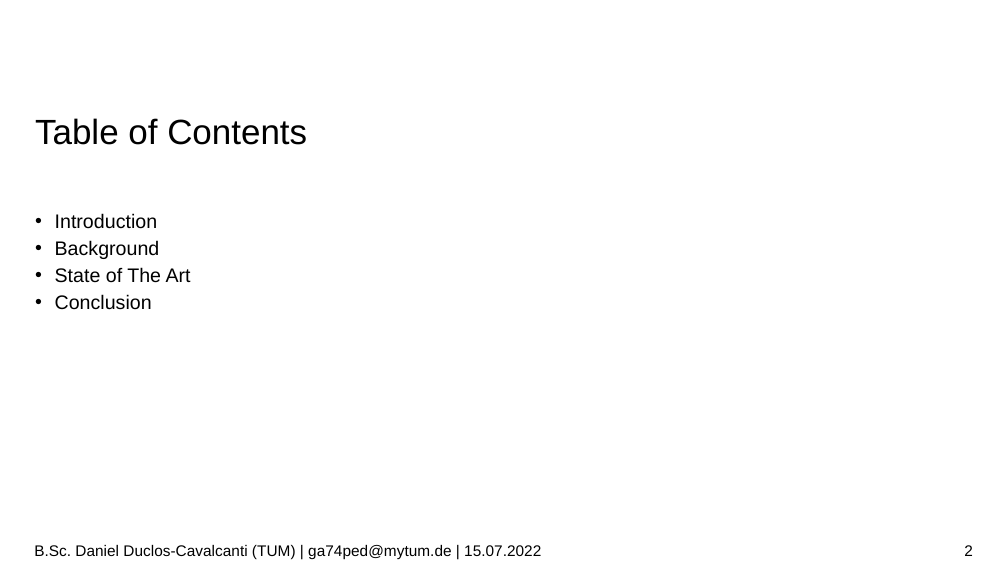
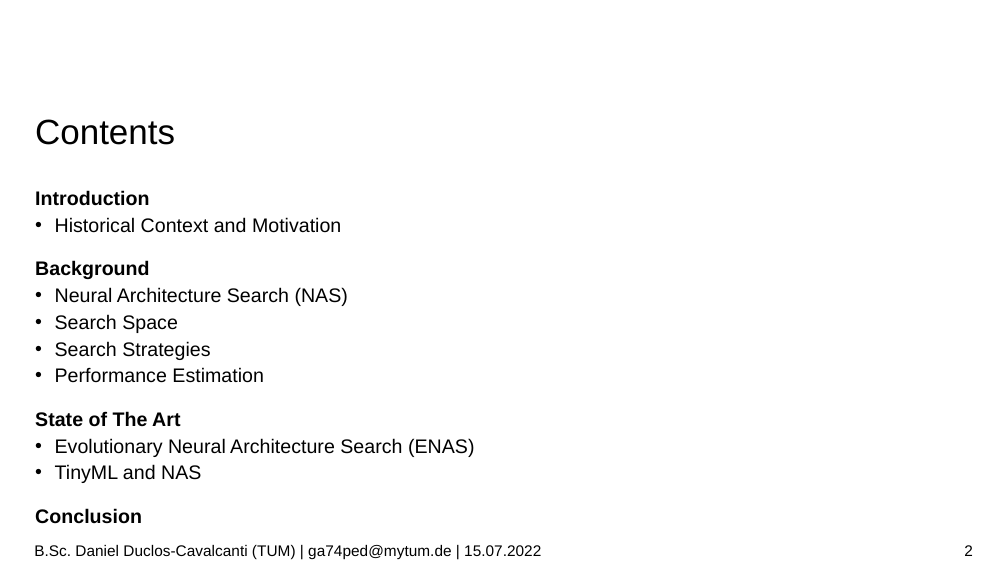
Before and after one commit to duclos-cavalcanti/tum-msei-seminar, a slide deck: slide 2 of pres.odp. Drawn at 1008x567 pixels with LibreOffice and Linux fonts; fonts in the diff are those of the drawing; background and template pictures are left out. Boxes give left, top, right and bottom in pixels: in the first picture for what was removed or moved away, otherwise in the second. Text is boxed around its words. In the diff, an @@ line names an element or a change of style, - is before the commit and + after.

```diff
--- a/pres.odp
+++ b/pres.odp
@@ title at [35,119,175,145]: text changed @@
-Table of Contents
+Contents
@@ text at [35,190,180,524]: bold on in "Introduction", "Background", "State of The Art", "Conclusion"; bullet • to none; list level 2 to 1 in "Introduction"; list level 2 to 1 in "Background"; line spacing 1.14 to 1; list level 2 to 1 in "State of The Art"; list level 2 to 1 in "Conclusion" @@
@@ text at [55,217,341,233]: paragraph added @@
+  • Historical Context and Motivation
@@ text at [55,287,348,383]: paragraphs added @@
+  • Neural Architecture Search (NAS)
+  • Search Space
+  • Search Strategies
+  • Performance Estimation
@@ text at [55,438,475,483]: paragraphs added @@
+  • Evolutionary Neural Architecture Search (ENAS)
+  • TinyML and NAS
```
Also in this commit, not shown: 9 other slides changed, 2 slides added, 2 other files.
